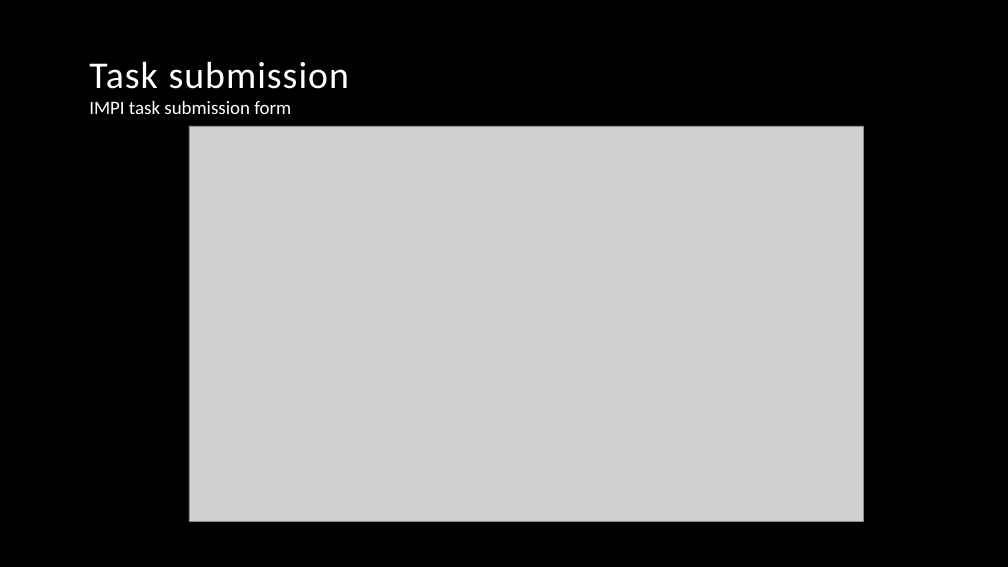
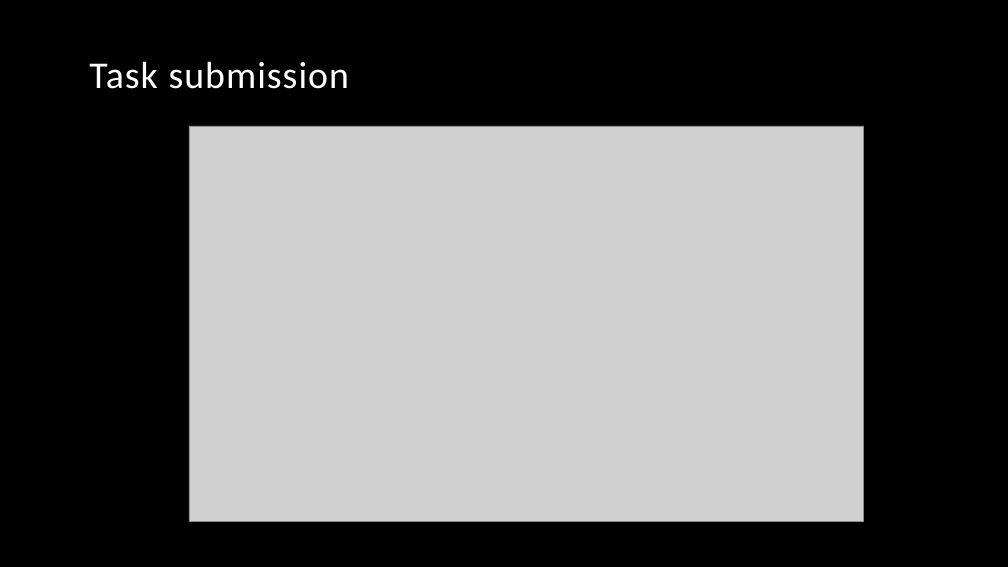
Before and after one commit to vincentpaul12/SkyLab-Files, a slide deck: slide 14 of pcsc_skylab.pptx (slide 15 before the commit). Drawn at 1008x567 pixels with LibreOffice and Linux fonts; fonts in the diff are those of the drawing; grey boxes stand for pictures; background and template pictures are left out. Boxes give left, top, right and bottom in pixels: in the first picture for what was removed or moved away, otherwise in the second. Text is boxed around its words. In the diff, an @@ line names an element or a change of style, - is before the commit and + after.

```diff
--- a/pcsc_skylab.pptx
+++ b/pcsc_skylab.pptx
@@ text removed at bbox=[89, 101, 291, 114] @@
-IMPI task submission form
```
Also in this commit, not shown: 10 other slides changed, 1 slide added, 2 slides removed.
